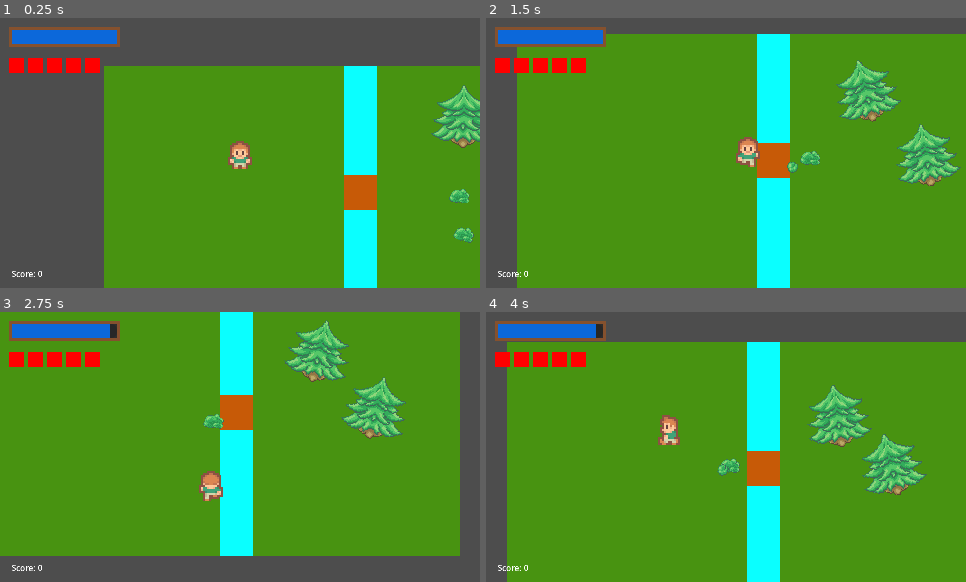
Above: before the commit, frames 1-4 (two rows, left to right).
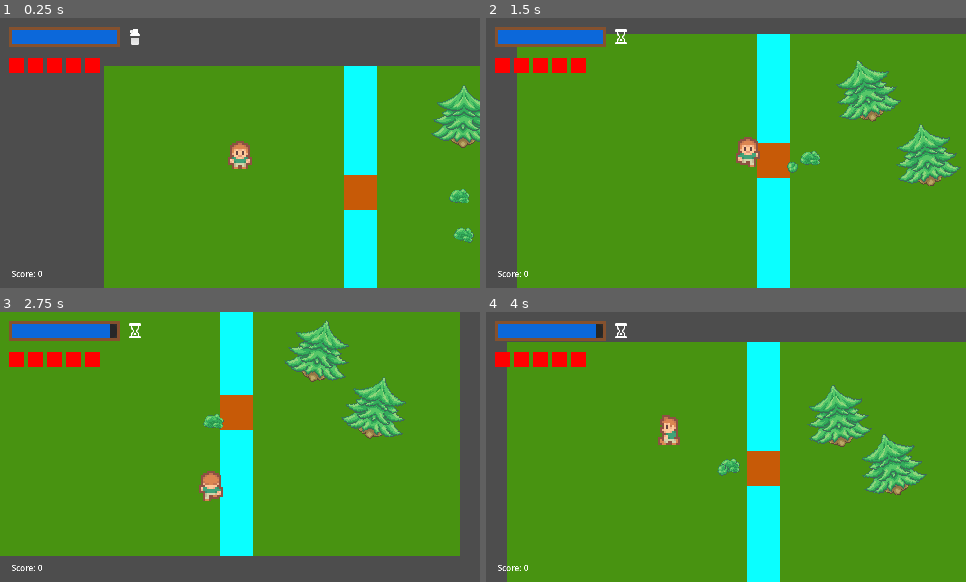
Above: after the commit, the same moments.

Repository: AndrewwAM/Project_KESS
Game: Godot game, scene res://levels/maps/patio.tscn
Same seed, same stepped clock (60 frames per second), same inputs: the game is played once before the commit and once after it.
Inputs (mouse positions are in pixels of both pictures, inside the frame that each line leads up to):
- Up to frame 1 (0.25 s): no input
- Up to frame 2 (1.5 s): move the mouse to (831, 139) at 0.52 s; hold D (player_move_right) 0.53-1.28 s; hold Right mouse button (shoot_alt) 0.53-1.28 s; move the mouse to (630, 166) at 1.27 s; hold S (player_move_down) from 1.28 s (still down); right-click (630, 166) at 1.35 s
- Up to frame 3 (2.75 s): move the mouse to (288, 387) at 2.02 s; release S (player_move_down) at 2.03 s; press the mouse at (288, 387) at 2.03 s; hold D (player_move_right) from 2.03 s (still down); right-click (288, 387) at 2.3 s
- Up to frame 4 (4 s): move the mouse to (702, 501) at 2.77 s; release D (player_move_right) at 2.78 s; release the mouse at (702, 501) at 2.78 s; hold W (player_move_up) 2.78-3.53 s; right-click (702, 501) at 2.85 s; move the mouse to (870, 487) at 3.52 s; hold A (player_move_left) from 3.53 s (still down); hold Right mouse button (shoot_alt) from 3.53 s (still down)

The runs differ from the first frame. In frame 1, less than 0.1% of the frame differs, in the area x 27-30%, y 4-10%; in frame 2, less than 0.1%; in frame 3, less than 0.1%; in frame 4, less than 0.1%.

Commit message:
iconos de disparar y cambiar

Diff:
--- a/entities/player/chorro.gd
+++ b/entities/player/chorro.gd
@@ -80,6 +80,7 @@
 @export var laser_knockback_force: float = 1500.0
 
 var player: Node2D = null
+signal mode_changed(new_mode: int, is_switching: bool)
 
 func _ready() -> void:
 	if Engine.is_editor_hint():
@@ -143,6 +144,7 @@
 	if event.is_action_pressed("shoot_alt") and !is_switching:
 		print("switching")
 		is_switching = true
+		mode_changed.emit(current_mode, is_switching)
 		pause_shooting()
 		await get_tree().create_timer(switch_cooldown).timeout
 		print("switched")
@@ -189,6 +191,8 @@
 		# Volver al azul claro
 		#cone_water_particles.process_material.color = Color(0.6, 0.9, 1.0)
 
+	mode_changed.emit(current_mode, is_switching)
+
 
 func start_shooting() -> void:
 	keep_shooting = true
--- a/ui/hud.gd
+++ b/ui/hud.gd
@@ -1,21 +1,35 @@
 extends Node2D
+
+@export var cone_icon: Texture2D
+@export var laser_icon: Texture2D
+@export var changing_mode_icon: Texture2D
+
+@onready var mode_icon_rect: TextureRect = $WaterBar/ModeIcon
 
 # Cuántos corazones tiene el jugador como máximo
 const MAX_HEALTH = 5
 
 func _ready() -> void:
-	# Conectar señales
-	var player = get_tree().get_first_node_in_group("Player")
-	player.get_node("TanqueAgua").water_changed.connect(_on_water_changed)
-	GameManager.score_changed.connect(_on_score_changed)
-	GameManager.health_changed.connect(_on_health_changed)
-
-
-
 	# Inicializar valores visuales con los valores actuales del GameManager
 	$WaterBar/ProgressBar.max_value = GameManager.water_max
 	$WaterBar/ProgressBar.value = GameManager.water_amount
 	$Score.text = "Score: " + str(GameManager.score)
+
+	GameManager.score_changed.connect(_on_score_changed)
+	GameManager.health_changed.connect(_on_health_changed)
+
+	# Conectar señales
+	var player = get_tree().get_first_node_in_group("Player")
+	if player == null:
+		return
+
+
+	player.get_node("TanqueAgua").water_changed.connect(_on_water_changed)
+	var chorro = player.get_node("WeaponPivot").get_node("Chorro")
+	chorro.mode_changed.connect(_on_mode_changed)
+
+	_on_mode_changed(chorro.current_mode, chorro.is_switching)
+
 
 # Se ejecuta cada vez que GameManager emite water_changed
 func _on_water_changed(new_amount: float) -> void:
@@ -32,3 +46,13 @@
 		# get_child(i) obtiene el hijo número i del HBoxContainer
 		var heart = $Health.get_child(i)
 		heart.visible = i < new_health
+
+func _on_mode_changed(new_mode: int, is_switching: bool) -> void:
+	if is_switching:
+		mode_icon_rect.texture = changing_mode_icon
+	else:
+		# 0 PressureMode.CONE, 1 PressureMode.LASER
+		if new_mode == 0:
+			mode_icon_rect.texture = cone_icon
+		else:
+			mode_icon_rect.texture = laser_icon
--- a/ui/hud.tscn
+++ b/ui/hud.tscn
@@ -1,12 +1,18 @@
 [gd_scene format=3 uid="uid://dgr4tmbotpoj"]
 
 [ext_resource type="Script" uid="uid://c16rcg0lbuic5" path="res://ui/hud.gd" id="1_0mwgc"]
+[ext_resource type="Texture2D" uid="uid://dqflle1ltr82p" path="res://entities/player/cone_icon.png" id="2_546lt"]
+[ext_resource type="Texture2D" uid="uid://b3yta1lsto00n" path="res://entities/player/laser_icon.png" id="3_7ihmi"]
+[ext_resource type="Texture2D" uid="uid://p3uikft7tbr5" path="res://entities/player/changing_mode_icon.png" id="4_7ihmi"]
 
 [sub_resource type="StyleBoxFlat" id="StyleBoxFlat_wh2we"]
 bg_color = Color(0.047058824, 0.40784314, 0.85490197, 1)
 
 [node name="Hud" type="Node2D" unique_id=360316666]
 script = ExtResource("1_0mwgc")
+cone_icon = ExtResource("2_546lt")
+laser_icon = ExtResource("3_7ihmi")
+changing_mode_icon = ExtResource("4_7ihmi")
 
 [node name="WaterBar" type="Control" parent="." unique_id=512651764]
 layout_mode = 3
@@ -67,6 +73,15 @@
 show_percentage = false
 metadata/_edit_use_anchors_ = true
 
+[node name="ModeIcon" type="TextureRect" parent="WaterBar" unique_id=424419261]
+layout_mode = 0
+offset_left = 116.0
+offset_right = 136.0
+offset_bottom = 20.0
+texture = ExtResource("2_546lt")
+expand_mode = 1
+stretch_mode = 4
+
 [node name="Health" type="HBoxContainer" parent="." unique_id=29275113]
 offset_left = 9.0
 offset_top = 40.0
Binary file added: entities/player/changing_mode_icon.png
Not shown, added: entities/player/changing_mode_icon.png.import
Binary file added: entities/player/cone_icon.png
Not shown, added: entities/player/cone_icon.png.import
Binary file added: entities/player/laser_icon.png
Not shown, added: entities/player/laser_icon.png.import
